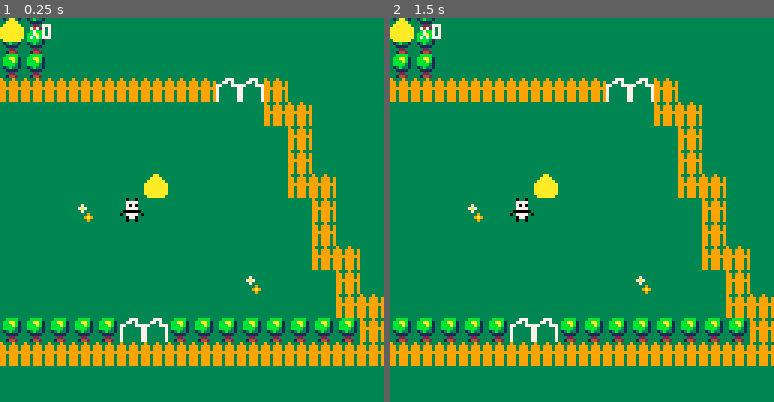
Above: before the commit, frames 1-2 (left to right).
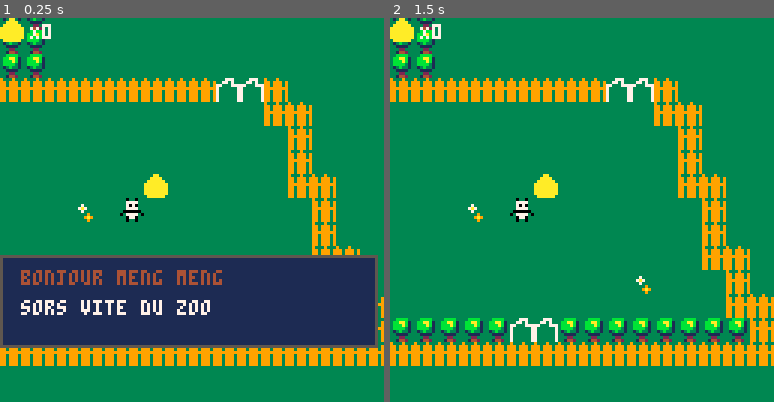
Above: after the commit, the same moments.

Repository: adatechschool/projet-collectif-pico8-marvelous_panda
Game: PICO-8 cartridge mon_petit_zoo.p8
Same seed, same stepped clock (60 frames per second), same inputs: the game is played once before the commit and once after it.
Inputs:
- Up to frame 1 (0.25 s): no input
- Up to frame 2 (1.5 s): tap X (X key) at 1.07 s

The runs differ from the first frame. In frame 1, 23% of the frame differs, in the area x 0-99%, y 61-86%; in frame 2, nothing differs.

Commit message:
message 1 ajouté

Diff:
--- a/mon_petit_zoo.p8
+++ b/mon_petit_zoo.p8
@@ -3,10 +3,16 @@
 __lua__
 function _init()
  create_player()
+ init_msg()
+ create_msg("bonjour meng meng",
+ "sors vite du zoo")
 end
 
 function _update()
+if not messages[1] then
  player_mouvement()
+ end
+ update_msg()
  update_camera()
  interact(x,y)
 end
@@ -17,6 +23,7 @@
 	palt(12,true)
 	draw_map()
 	draw_player()
+	draw_msg()
 	draw_ui()
 	palt()
 end
@@ -156,7 +163,35 @@
 end
 
 -->8
---bambou
+--messages
+function init_msg()
+ messages={}
+ end
+
+function create_msg(name,...)
+ msg_title=name
+ messages={...}
+ end
+
+function update_msg()
+ if (btnp(❎)) then
+ deli(messages,1)
+ end
+end
+
+function draw_msg()
+ if messages[1] then
+ local y=179
+ if p.y%16>9 then
+    y=10
+ end
+ rectfill(0,y+40,125,y+70,1)
+ rect(0,y+40,125,y+70,5)
+ print(msg_title,7,y+45,4)
+ print(messages[1],7,y+55,7)
+ end
+end
+
 
 __gfx__
 00000000cccccccccccccccc33333333ccbbbccccccccccc11111111000000009ccc9cccccc777cccccc8cccccaccaccccdccdcccc9cc9cccc4cc4cccccaaccc
